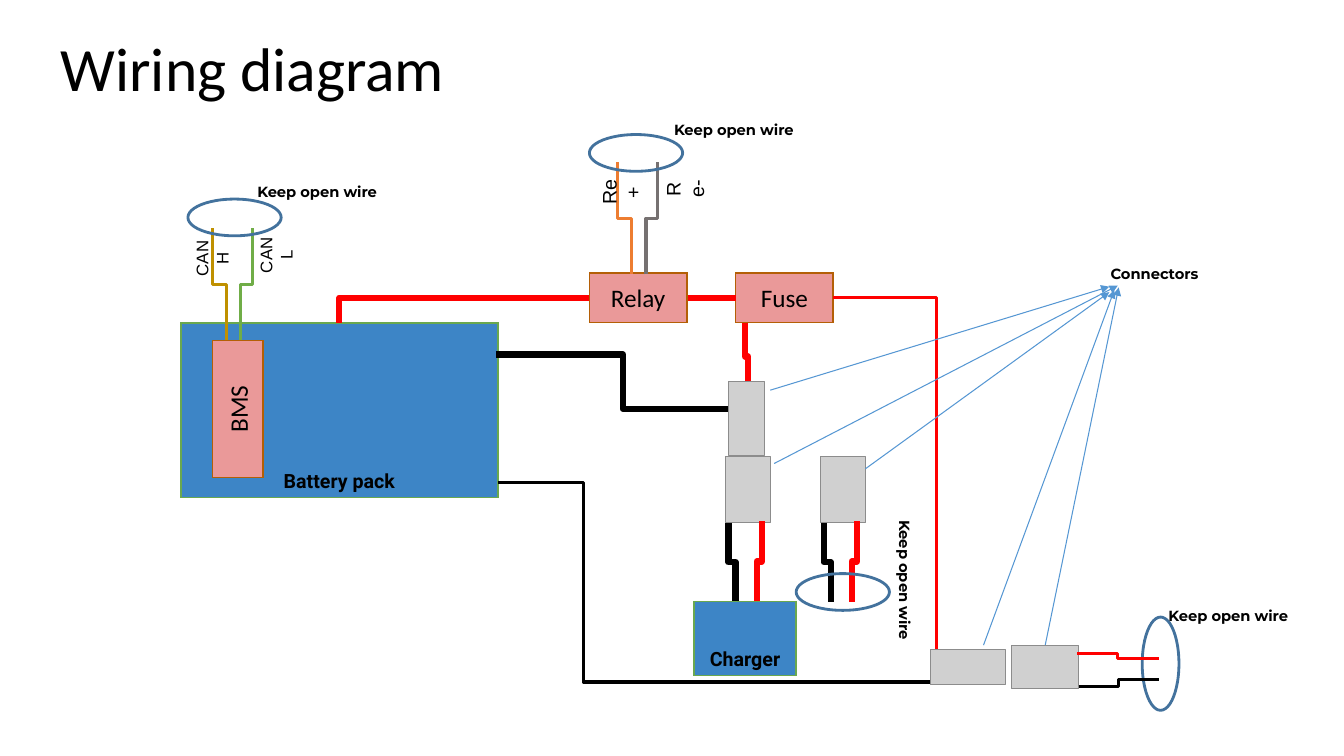
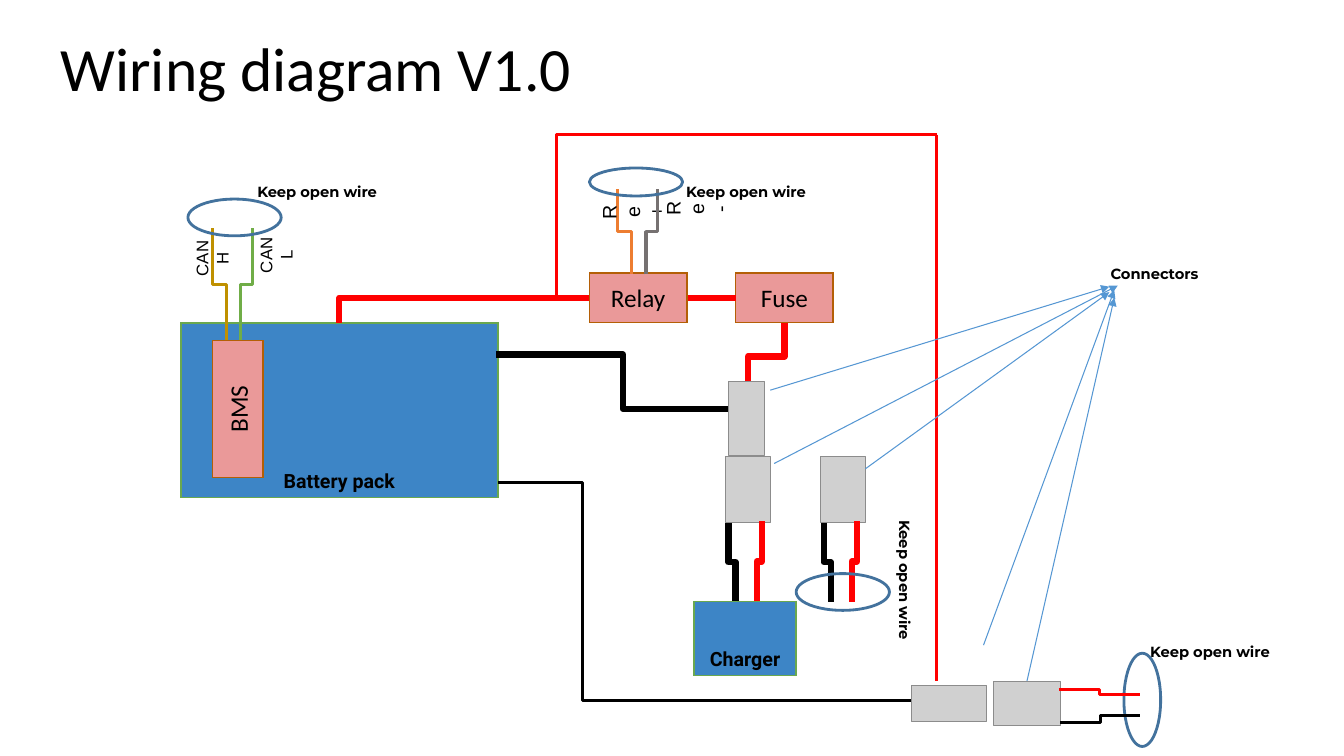
Before and after one commit to Akshay1595/Lithium-ion_battery_as_service, a slide deck: slide 3 of Docs/Technical docs/LiBaaS Embedded System Block Diagram.pptx. Drawn at 1344x756 pixels with LibreOffice and Linux fonts; fonts in the diff are those of the drawing; grey boxes stand for pictures. Boxes give left, top, right and bottom in pixels: in the first picture for what was removed or moved away, otherwise in the second. Text is boxed around its words. In the diff, an @@ line names an element or a change of style, - is before the commit and + after.

Commit message:
updated diagram

```diff
--- a/Docs/Technical docs/LiBaaS Embedded System Block Diagram.pptx
+++ b/Docs/Technical docs/LiBaaS Embedded System Block Diagram.pptx
@@ title at (x1=61, y1=48, x2=571, y2=102): text changed @@
-Wiring diagram
+Wiring diagram V1.0
@@ elbow line added from (568, 297) to (937, 135), #FF0000 2.25 pt @@
@@ elbow line moved from (833, 297) - (937, 657) to (937, 135) - (937, 682) @@
@@ ellipse resized from (x1=590, y1=135, x2=684, y2=171) to (x1=590, y1=168, x2=684, y2=197) @@
@@ text "Keep open wire" moved from (x1=674, y1=123, x2=793, y2=138) to (x1=686, y1=185, x2=805, y2=200) @@
@@ text "Re+" rewrapped from (x1=599, y1=182, x2=621, y2=205) to (x1=592, y1=194, x2=621, y2=229) @@
@@ elbow line moved from (632, 274) - (618, 162) to (632, 274) - (618, 190) @@
@@ elbow line moved from (646, 274) - (657, 162) to (646, 274) - (657, 190) @@
@@ text "Re-" rewrapped from (x1=656, y1=168, x2=684, y2=211) to (x1=656, y1=194, x2=685, y2=226) @@
@@ arrow moved from (1046, 645) - (1119, 287) to (1027, 682) - (1115, 297) @@
@@ elbow line moved from (745, 323) - (748, 390) to (784, 323) - (748, 390) @@
@@ elbow line moved from (498, 482) - (937, 683) to (498, 482) - (927, 701) @@
@@ 2 pictures, 2 elbow lines, 1 text, 1 ellipse moved together from (x1=931, y1=609, x2=1288, y2=710) to (x1=912, y1=645, x2=1269, y2=747) @@
```
